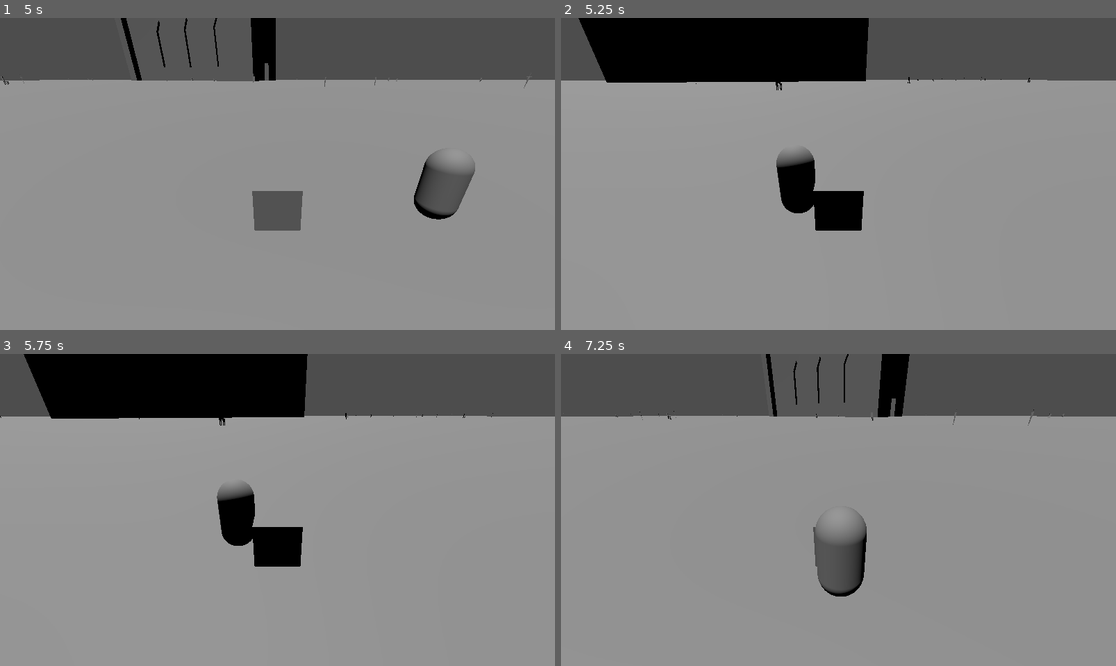
Above: before the commit, frames 1-4 (two rows, left to right).
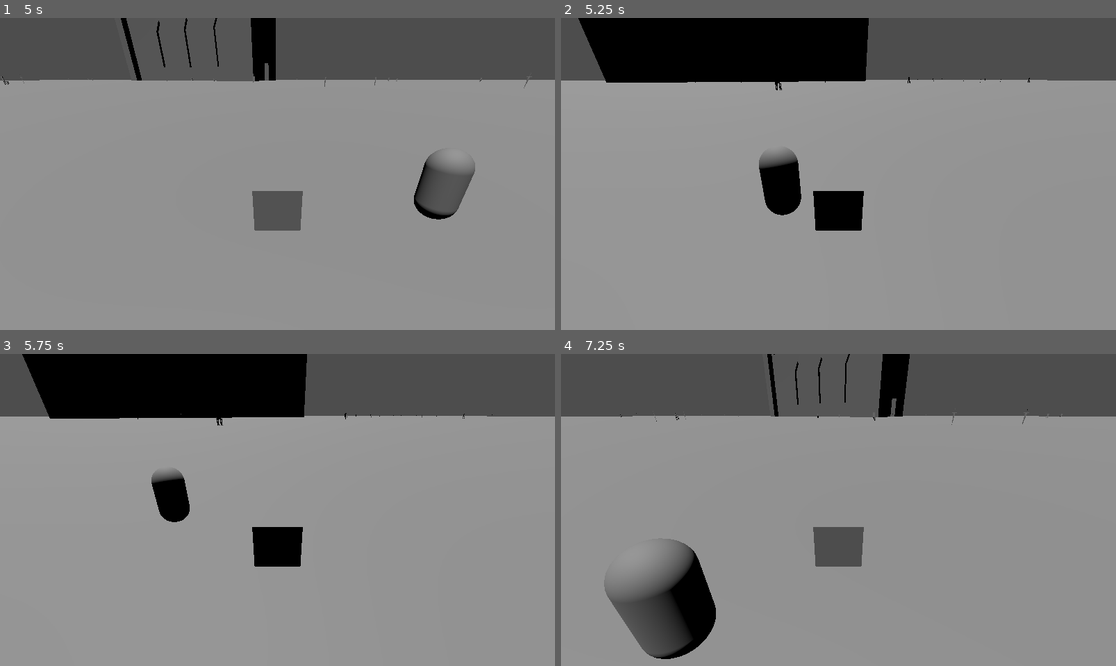
Above: after the commit, the same moments.

Repository: Tchetchouille/GMTK2024
Game: Godot game, scene res://scenes/main.tscn
The game is run twice, just before and just after one commit, with the same random seed, the same clock (stepped at 60 frames per second) and the same inputs. This scene is started directly instead of the project's main scene.
Inputs (mouse positions are in pixels of both pictures, inside the frame that each line leads up to):
- Up to frame 1 (5 s): tap Enter at 0.5 s; move the mouse to (399, 158) at 0.52 s; hold D (move_right) 0.53-1.28 s; click (399, 158) at 0.6 s; move the mouse to (166, 189) at 1.27 s; hold S (move_back) 1.28-2.03 s; click (166, 189) at 1.35 s; tap Space at 2 s; move the mouse to (333, 105) at 2.02 s; hold D (move_right) 2.03-2.78 s; click (333, 105) at 2.1 s; move the mouse to (249, 236) at 2.77 s; hold W (move_forward) 2.78-3.53 s; click (249, 236) at 2.85 s; move the mouse to (444, 220) at 3.52 s; hold A (move_left) from 3.53 s (still down); click (444, 220) at 3.6 s; move the mouse to (111, 127) at 4.27 s; click (111, 127) at 4.35 s
- Up to frame 2 (5.25 s): move the mouse to (866, 174) at 5.02 s; release A (move_left) at 5.03 s; hold S (move_back) from 5.03 s (still down); click (866, 174) at 5.1 s
- Up to frame 3 (5.75 s): keep holding S (move_back)
- Up to frame 4 (7.25 s): move the mouse to (755, 432) at 5.77 s; release S (move_back) at 5.78 s; hold D (move_right) 5.78-6.53 s; click (755, 432) at 5.85 s; move the mouse to (960, 494) at 6.52 s; hold W (move_forward) from 6.53 s (still down); click (960, 494) at 6.6 s

Frame 1 is identical in both runs. In frame 2, 1.2% of the frame differs, in the area x 3-85%, y 0-64%; in frame 3, 2.1%; in frame 4, 6.1%, in the area x 7-91%, y 0-98%.

Commit message:
knockback on player

Diff:
--- a/scripts/character_body_3d.gd
+++ b/scripts/character_body_3d.gd
@@ -4,6 +4,8 @@
 @export var inactivity_pickup_loss: float = 10
 @export var scale_increment: float = 0.01
 @export var current_weapon_resource: WeaponResource
+@export var knockback_strength: float = 100.0
+@export var knockback_duration: float = 0.5
 
 @onready var mouse_sensitivity = 0.01#get_var("look-sensitivity")
 
@@ -13,6 +15,9 @@
 var pickup_progress: float = 0
 var picking_up_weapon = null
 var scale_: float = 0.12
+var knockback_timer: float = 0.0
+var knockback_velocity: Vector3 = Vector3.ZERO
+var in_knockback: bool = false  # Track if the character is currently being knocked back
 
 func _physics_process(delta):
 	var direction = Vector3.ZERO
@@ -57,11 +62,29 @@
 	velocity.x = movement_dir.x * speed
 	velocity.z = movement_dir.z * speed
 
+	apply_knockback_effect(delta)
 	move_and_slide()
 
 func _unhandled_input(event):
 	if event is InputEventMouseMotion:
 		rotate_y(-event.relative.x * mouse_sensitivity)
+
+func apply_knockback_effect(_delta):
+	if knockback_timer > 0:
+		knockback_timer -= _delta
+		print("Applying knockback: ", knockback_velocity, " Timer: ", knockback_timer)
+		velocity += knockback_velocity * _delta
+		if knockback_timer <= 0:
+			print("Knockback effect ended.")
+			knockback_velocity = Vector3.ZERO
+			in_knockback = false  # End knockback state
+
+func apply_knockback(normal: Vector3):
+	# Apply knockback
+	knockback_velocity = normal * knockback_strength
+	knockback_timer = knockback_duration
+	in_knockback = true  # Set knockback state to true
+	print("Knockback applied with velocity: ", knockback_velocity, " Duration: ", knockback_timer)
 
 func _on_collision_area_body_entered(body):
 	#print("Entered")
